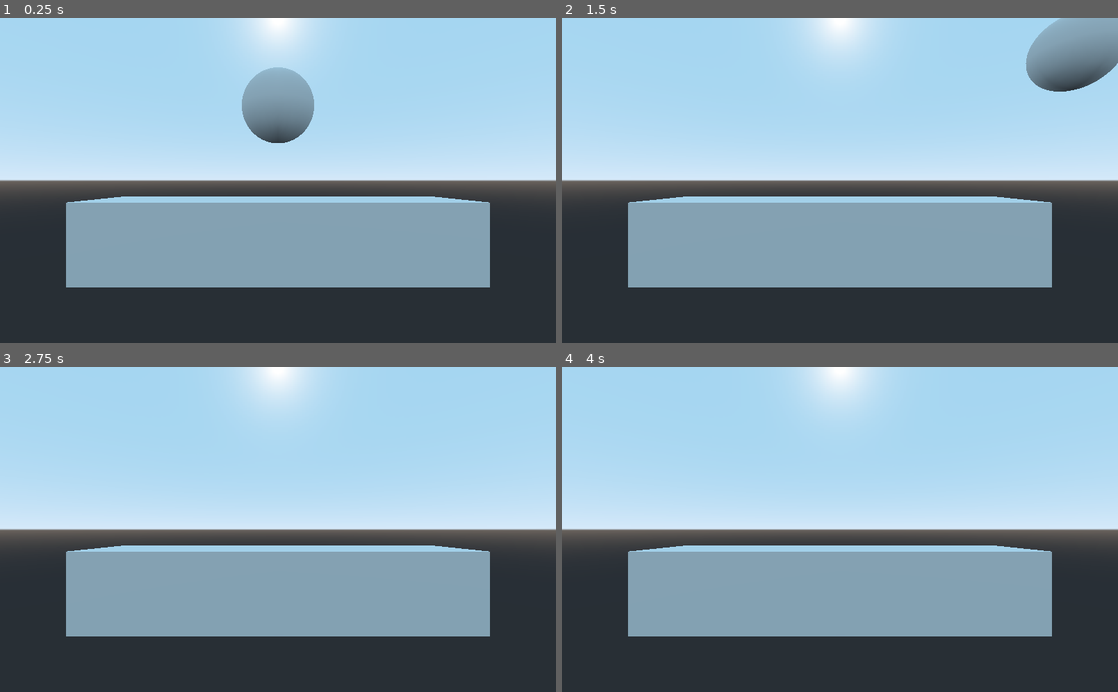
Above: before the commit, frames 1-4 (two rows, left to right).
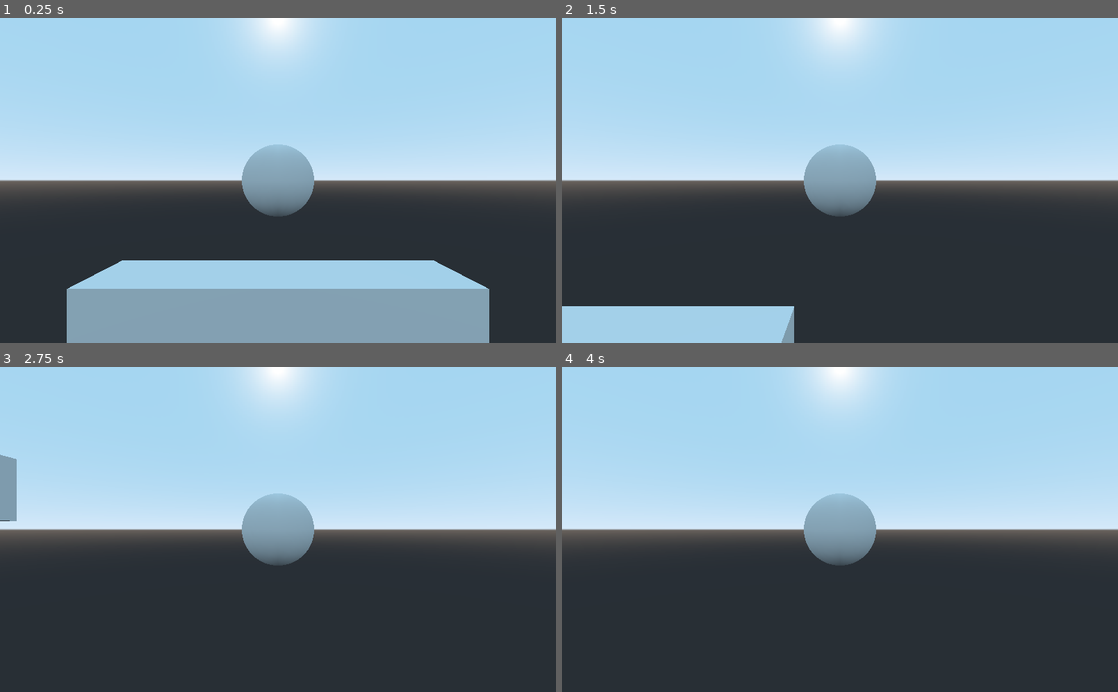
Above: after the commit, the same moments.

Repository: tomas7770/puzzle-ball
Game: Godot game, scene res://Scenes/TestScene.tscn
Two runs of this game, one before a commit and one after it. Both use one fixed random seed, a clock stepped at 60 frames per second and the inputs below.
Inputs:
- Up to frame 1 (0.25 s): no input
- Up to frame 2 (1.5 s): hold Right (plr1_right) 0.53-1.28 s; tap Space (plr1_jump) at 0.77 s; hold Left (plr1_left) from 1.28 s (still down)
- Up to frame 3 (2.75 s): tap Space (plr1_jump) at 1.52 s; release Left (plr1_left) at 2.03 s; hold Right (plr1_right) from 2.03 s (still down)
- Up to frame 4 (4 s): tap Space (plr1_jump) at 3.02, 3.77 s; tap Enter at 3.5 s; release Right (plr1_right) at 3.53 s; hold Left (plr1_left) from 3.53 s (still down)

The runs differ from the first frame. In frame 1, 38% of the frame differs, in the area x 11-89%, y 15-100%; in frame 2, 31%; in frame 3, 23%; in frame 4, 23%.

Commit message:
Simple camera tracking player

Diff:
--- /dev/null
+++ b/Scenes/PlayerCamera/PlayerCamera.gd
@@ -0,0 +1,11 @@
+extends Camera
+
+var player
+
+func set_player(new_player):
+	player = new_player
+
+func _process(_delta):
+	if !player:
+		return
+	translation = player.translation + Vector3(0, 0, 6.5)
--- /dev/null
+++ b/Scenes/PlayerCamera/PlayerCamera.tscn
@@ -0,0 +1,6 @@
+[gd_scene load_steps=2 format=2]
+
+[ext_resource path="res://Scenes/PlayerCamera/PlayerCamera.gd" type="Script" id=1]
+
+[node name="PlayerCamera" type="Camera"]
+script = ExtResource( 1 )
--- /dev/null
+++ b/Scenes/TestScene.gd
@@ -0,0 +1,7 @@
+extends Spatial
+
+onready var player_camera = $PlayerCamera
+onready var player_ball = $PlayerBall
+
+func _ready():
+	player_camera.set_player(player_ball)
--- a/Scenes/TestScene.tscn
+++ b/Scenes/TestScene.tscn
@@ -1,6 +1,8 @@
-[gd_scene load_steps=4 format=2]
+[gd_scene load_steps=6 format=2]
 
 [ext_resource path="res://Scenes/PlayerBall/PlayerBall.tscn" type="PackedScene" id=1]
+[ext_resource path="res://Scenes/PlayerCamera/PlayerCamera.tscn" type="PackedScene" id=2]
+[ext_resource path="res://Scenes/TestScene.gd" type="Script" id=3]
 
 [sub_resource type="BoxShape" id=1]
 extents = Vector3( 5, 1, 1 )
@@ -9,9 +11,9 @@
 size = Vector3( 10, 2, 2 )
 
 [node name="TestScene" type="Spatial"]
+script = ExtResource( 3 )
 
-[node name="Camera" type="Camera" parent="."]
-transform = Transform( 1, 0, 0, 0, 1, 0, 0, 0, 1, 0, 0, 6.48582 )
+[node name="PlayerCamera" parent="." instance=ExtResource( 2 )]
 
 [node name="PlayerBall" parent="." instance=ExtResource( 1 )]
 transform = Transform( 1, 0, 0, 0, 1, 0, 0, 0, 1, 0, 2.29701, 0 )
